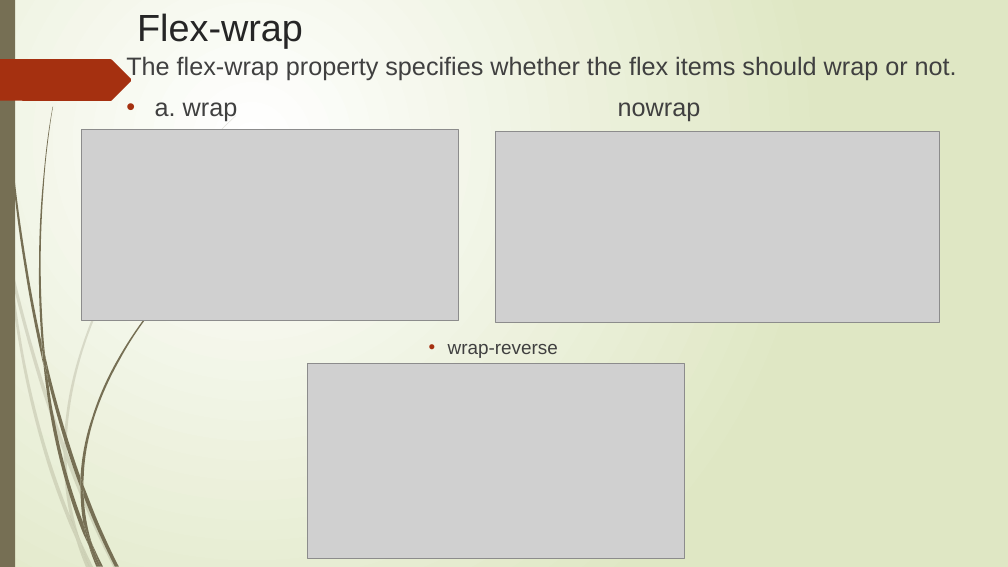
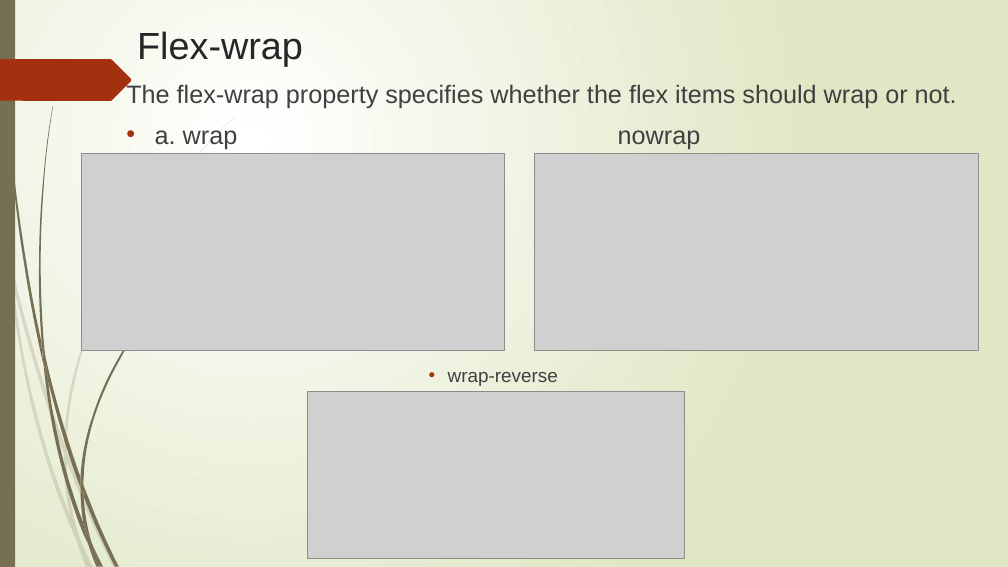
Before and after one commit to Rithima-Reddy/CSS-FLEXBOX, a slide deck: slide 7 of Group No.pptx (slide 8 before the commit). Drawn at 1008x567 pixels with LibreOffice and Linux fonts; fonts in the diff are those of the drawing; grey boxes stand for pictures. Boxes give left, top, right and bottom in pixels: in the first picture for what was removed or moved away, otherwise in the second. Text is boxed around its words. In the diff, an @@ line names an element or a change of style, - is before the commit and + after.

```diff
--- a/Group No.pptx
+++ b/Group No.pptx
@@ title "Flex-wrap": place and size @@
-title "Flex-wrap" at (137, 13, 303, 48)
+title "Flex-wrap" at (137, 31, 303, 66)
@@ text "The flex-wrap property specifies whether ...": place and size @@
-text "The flex-wrap property specifies whether ..." at (126, 56, 957, 358)
+text "The flex-wrap property specifies whether ..." at (126, 83, 957, 386)
@@ picture: place and size @@
-picture at (82, 129, 458, 320)
+picture at (82, 154, 504, 351)
@@ picture: place and size @@
-picture at (496, 132, 940, 322)
+picture at (535, 154, 979, 351)
@@ picture: place and size @@
-picture at (307, 364, 684, 558)
+picture at (307, 391, 684, 558)
```
Also in this commit, not shown: 4 other slides changed, 3 slides added, 1 slide removed.
